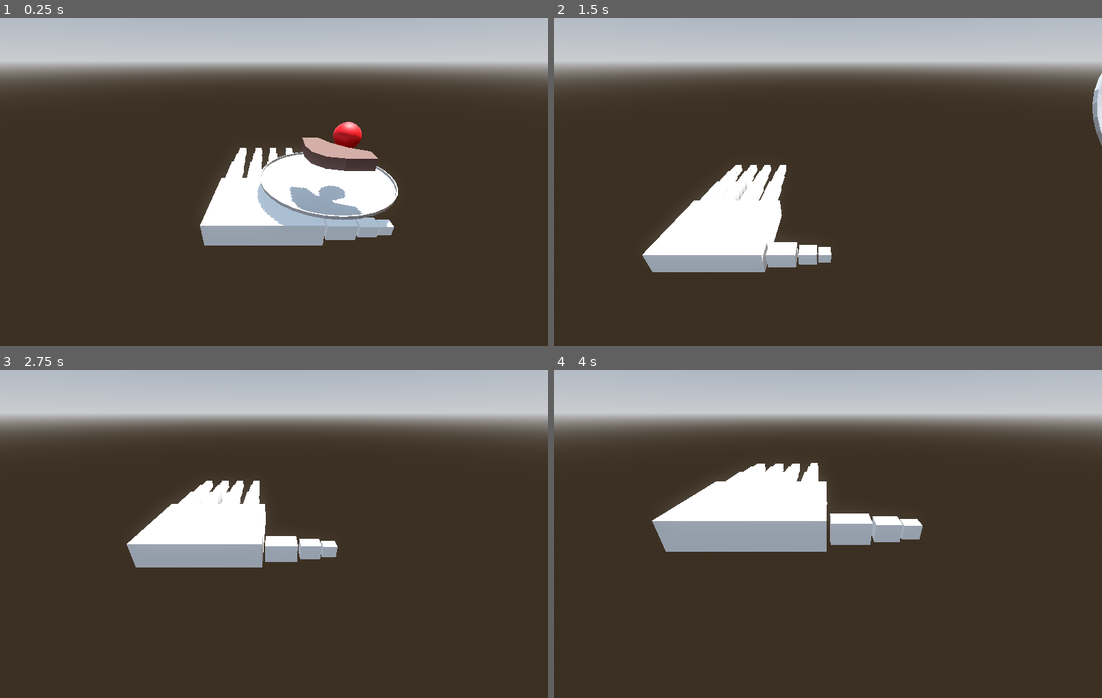
Above: before the commit, frames 1-4 (two rows, left to right).
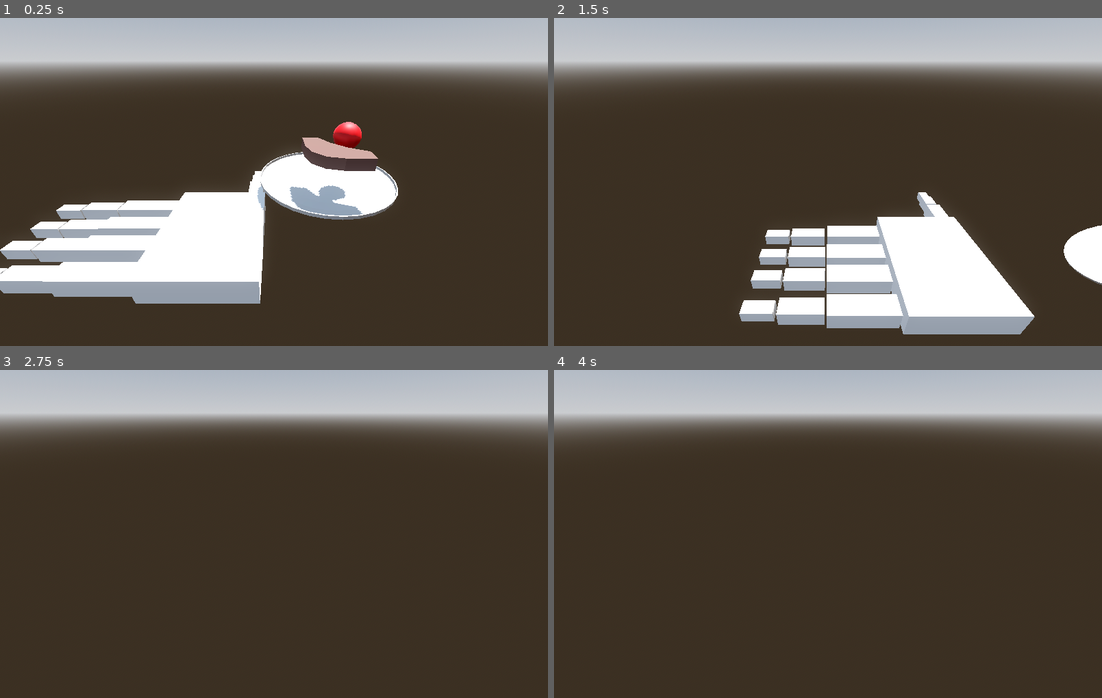
Above: after the commit, the same moments.

Repository: Odoxical/Please-Wait
Game: Godot game, scene res://Main.tscn
Same seed, same stepped clock (60 frames per second), same inputs: the game is played once before the commit and once after it.
Inputs (mouse positions are in pixels of both pictures, inside the frame that each line leads up to):
- Up to frame 1 (0.25 s): no input
- Up to frame 2 (1.5 s): move the mouse to (855, 182) at 0.52 s; hold W (move_forward, bound only after the commit) from 0.53 s (still down); tap Ctrl (panic) at 0.6 s; move the mouse to (800, 182) at 1.27 s; tap Mouse wheel down (Scroll_Down) at 1.35 s
- Up to frame 3 (2.75 s): keep holding W (move_forward, bound only after the commit); tap Ctrl (panic) at 1.55, 2.3 s; move the mouse to (284, 527) at 2.02 s; hold Mouse wheel up (Scroll_Up) from 2.03 s (still down)
- Up to frame 4 (4 s): keep holding W (move_forward, bound only after the commit); move the mouse to (822, 540) at 2.77 s; release Mouse wheel up (Scroll_Up) at 2.78 s; tap Ctrl (panic) at 2.85, 3.6 s; move the mouse to (866, 537) at 3.52 s

The runs differ from the first frame. In frame 1, 15% of the frame differs, in the area x 0-72%, y 39-88%; in frame 2, 20%, in the area x 16-100%, y 16-97%; in frame 3, 5.9%; in frame 4, 8.0%.

Commit message:
Hand Constraints

Diff:
--- a/Grabber.gd
+++ b/Grabber.gd
@@ -5,6 +5,7 @@
 var ground_plane = Plane(Vector3.UP,height)
 var speed_factor : float
 var hand_target_y
+var arm_length=1
 
 func _ready():
 	Input.mouse_mode = Input.MOUSE_MODE_CAPTURED
@@ -12,8 +13,23 @@
 func _unhandled_input(event):
 	if event is InputEventMouseMotion:
 		print(event.relative)
-		position.x += event.relative.x * speed_factor
-		position.z += event.relative.y * speed_factor
+		if position.x >-arm_length and position.x<arm_length:
+			position.x += event.relative.x * speed_factor
+		elif position.x <-arm_length and event.relative.x * speed_factor>0:
+			position.x += event.relative.x * speed_factor
+		elif position.x >arm_length and event.relative.x * speed_factor<0:
+			position.x += event.relative.x * speed_factor
+		else:
+			pass
+
+		if position.z >-arm_length and position.z<arm_length:
+			position.z += event.relative.y * speed_factor
+		elif position.z <-arm_length and event.relative.y * speed_factor>0:
+			position.z += event.relative.y * speed_factor
+		elif position.z >arm_length and event.relative.y * speed_factor<0:
+			position.z += event.relative.y * speed_factor
+		else:
+			pass
 	if Input.is_action_pressed("Scroll_Up"):
 		if panic_mode==false:
 			velocity.y += 250*speed_factor
@@ -33,6 +49,11 @@
 			panic_mode=false
 
 func _process(delta):
+	if panic_mode == true:
+		arm_length=12
+	else:
+		arm_length=10
+
 	if panic_mode==false:
 		speed_factor = delta
 	else:
--- a/Hand.tscn
+++ b/Hand.tscn
@@ -42,18 +42,16 @@
 [sub_resource type="ConvexPolygonShape3D" id="ConvexPolygonShape3D_d3vym"]
 points = PackedVector3Array(-6.648355, 0.36099997, 1.9347847, -3.2332985, -0.49299997, -2.091, -3.2332985, 0.48299998,  …(420 unchanged characters)…
 
-[node name="Hand" type="Node3D" unique_id=1401876891]
-
-[node name="CharacterBody3D" type="CharacterBody3D" parent="." unique_id=120564580]
+[node name="Hand" type="CharacterBody3D" unique_id=120564580]
 transform = Transform3D(-4.371139e-08, 0, -1, 0, 1, 0, 1, 0, -4.371139e-08, 0, 0, 0)
 motion_mode = 1
 script = ExtResource("1_wk3ks")
 
-[node name="Palm" type="MeshInstance3D" parent="CharacterBody3D" unique_id=474993102]
+[node name="Palm" type="MeshInstance3D" parent="." unique_id=474993102]
 mesh = SubResource("ArrayMesh_23olp")
 
-[node name="CollisionShape3D2" type="CollisionShape3D" parent="CharacterBody3D" unique_id=1854061065]
+[node name="CollisionShape3D2" type="CollisionShape3D" parent="." unique_id=1854061065]
 shape = SubResource("ConvexPolygonShape3D_wk3ks")
 
-[node name="CollisionShape3D" type="CollisionShape3D" parent="CharacterBody3D" unique_id=1944671979]
+[node name="CollisionShape3D" type="CollisionShape3D" parent="." unique_id=1944671979]
 shape = SubResource("ConvexPolygonShape3D_d3vym")
--- a/Main.tscn
+++ b/Main.tscn
@@ -1,5 +1,6 @@
 [gd_scene format=3 uid="uid://diekpt4ps6pil"]
 
+[ext_resource type="Script" uid="uid://pxnvd1mv5f2e" path="res://robody.gd" id="1_cm0pq"]
 [ext_resource type="PackedScene" uid="uid://byxe68xmad5i" path="res://Hand.tscn" id="1_uu6xs"]
 [ext_resource type="PackedScene" uid="uid://b0maeasvi2wsc" path="res://Foods.tscn" id="2_r0du0"]
 [ext_resource type="Script" uid="uid://b6nbi865n47ti" path="res://lose_condition.gd" id="2_uu6xs"]
@@ -29,7 +30,10 @@
 transform = Transform3D(-0.8660254, -0.43301278, 0.25, 0, 0.49999997, 0.86602545, -0.50000006, 0.75, -0.43301266, 0, 0, 0)
 shadow_enabled = true
 
-[node name="Hand" parent="." unique_id=1401876891 instance=ExtResource("1_uu6xs")]
+[node name="Robody" type="Node3D" parent="." unique_id=719538865]
+script = ExtResource("1_cm0pq")
+
+[node name="Hand" parent="Robody" unique_id=1401876891 instance=ExtResource("1_uu6xs")]
 transform = Transform3D(1, 0, 0, 0, 1, 0, 0, 0, 1, -2.378766, 0, 2.2498302)
 
 [node name="Camera3D" type="Camera3D" parent="." unique_id=1254246641]
--- a/lose_condition.gd
+++ b/lose_condition.gd
@@ -6,5 +6,5 @@
 
 
 func _on_area_entered(body: Node3D) -> void:
-	if body.is_in_group("Food"):
+	if body.is_in_grouwasdp("Food"):
 		print("You messy robot")
--- a/project.godot
+++ b/project.godot
@@ -46,6 +46,50 @@
 "events": [Object(InputEventKey,"resource_local_to_scene":false,"resource_name":"","device":-1,"window_id":0,"alt_press …(195 unchanged characters)…
 ]
 }
+move_left={
+"deadzone": 0.2,
+"events": [Object(InputEventKey,"resource_local_to_scene":false,"resource_name":"","device":-1,"window_id":0,"alt_pressed":false,"shift_pressed":false,"ctrl_pressed":false,"meta_pressed":false,"pressed":false,"keycode":0,"physical_keycode":65,"key_label":0,"unicode":97,"location":0,"echo":false,"script":null)
+, Object(InputEventKey,"resource_local_to_scene":false,"resource_name":"","device":-1,"window_id":0,"alt_pressed":false,"shift_pressed":false,"ctrl_pressed":false,"meta_pressed":false,"pressed":false,"keycode":0,"physical_keycode":4194319,"key_label":0,"unicode":0,"location":0,"echo":false,"script":null)
+]
+}
+move_right={
+"deadzone": 0.2,
+"events": [Object(InputEventKey,"resource_local_to_scene":false,"resource_name":"","device":-1,"window_id":0,"alt_pressed":false,"shift_pressed":false,"ctrl_pressed":false,"meta_pressed":false,"pressed":false,"keycode":0,"physical_keycode":68,"key_label":0,"unicode":100,"location":0,"echo":false,"script":null)
+, Object(InputEventKey,"resource_local_to_scene":false,"resource_name":"","device":-1,"window_id":0,"alt_pressed":false,"shift_pressed":false,"ctrl_pressed":false,"meta_pressed":false,"pressed":false,"keycode":0,"physical_keycode":4194321,"key_label":0,"unicode":0,"location":0,"echo":false,"script":null)
+]
+}
+move_forward={
+"deadzone": 0.2,
+"events": [Object(InputEventKey,"resource_local_to_scene":false,"resource_name":"","device":-1,"window_id":0,"alt_pressed":false,"shift_pressed":false,"ctrl_pressed":false,"meta_pressed":false,"pressed":false,"keycode":0,"physical_keycode":87,"key_label":0,"unicode":119,"location":0,"echo":false,"script":null)
+, Object(InputEventKey,"resource_local_to_scene":false,"resource_name":"","device":-1,"window_id":0,"alt_pressed":false,"shift_pressed":false,"ctrl_pressed":false,"meta_pressed":false,"pressed":false,"keycode":0,"physical_keycode":4194320,"key_label":0,"unicode":0,"location":0,"echo":false,"script":null)
+]
+}
+move_back={
+"deadzone": 0.2,
+"events": [Object(InputEventKey,"resource_local_to_scene":false,"resource_name":"","device":-1,"window_id":0,"alt_pressed":false,"shift_pressed":false,"ctrl_pressed":false,"meta_pressed":false,"pressed":false,"keycode":0,"physical_keycode":83,"key_label":0,"unicode":115,"location":0,"echo":false,"script":null)
+, Object(InputEventKey,"resource_local_to_scene":false,"resource_name":"","device":-1,"window_id":0,"alt_pressed":false,"shift_pressed":false,"ctrl_pressed":false,"meta_pressed":false,"pressed":false,"keycode":0,"physical_keycode":4194322,"key_label":0,"unicode":0,"location":0,"echo":false,"script":null)
+]
+}
+select_foot_1={
+"deadzone": 0.2,
+"events": [Object(InputEventKey,"resource_local_to_scene":false,"resource_name":"","device":-1,"window_id":0,"alt_pressed":false,"shift_pressed":false,"ctrl_pressed":false,"meta_pressed":false,"pressed":false,"keycode":0,"physical_keycode":73,"key_label":0,"unicode":105,"location":0,"echo":false,"script":null)
+]
+}
+select_foot_2={
+"deadzone": 0.2,
+"events": [Object(InputEventKey,"resource_local_to_scene":false,"resource_name":"","device":-1,"window_id":0,"alt_pressed":false,"shift_pressed":false,"ctrl_pressed":false,"meta_pressed":false,"pressed":false,"keycode":0,"physical_keycode":74,"key_label":0,"unicode":106,"location":0,"echo":false,"script":null)
+]
+}
+select_foot_3={
+"deadzone": 0.2,
+"events": [Object(InputEventKey,"resource_local_to_scene":false,"resource_name":"","device":-1,"window_id":0,"alt_pressed":false,"shift_pressed":false,"ctrl_pressed":false,"meta_pressed":false,"pressed":false,"keycode":0,"physical_keycode":75,"key_label":0,"unicode":107,"location":0,"echo":false,"script":null)
+]
+}
+select_foot_4={
+"deadzone": 0.2,
+"events": [Object(InputEventKey,"resource_local_to_scene":false,"resource_name":"","device":-1,"window_id":0,"alt_pressed":false,"shift_pressed":false,"ctrl_pressed":false,"meta_pressed":false,"pressed":false,"keycode":0,"physical_keycode":76,"key_label":0,"unicode":108,"location":0,"echo":false,"script":null)
+]
+}
 
 [physics]
 
--- /dev/null
+++ b/robody.gd
@@ -0,0 +1,20 @@
+extends Node3D
+
+# Called every frame. 'delta' is the elapsed time since the previous frame.
+func _process(delta):
+	if Input.is_action_pressed("move_forward"):
+		position.x += delta*10
+		print("Moving")
+		print(position.x)
+	if Input.is_action_pressed("move_back"):
+		position.x -= delta*10
+		print("Moving")
+		print(position.x)
+	if Input.is_action_pressed("move_left"):
+		position.z += delta*10
+		print("Moving")
+		print(position.z)
+	if Input.is_action_pressed("move_right"):
+		position.z -= delta*10
+		print("Moving")
+		print(position.z)
Binary file added: Foot.glb
Not shown, added: Foot.glb.import
Not shown, added: robody.gd.uid
